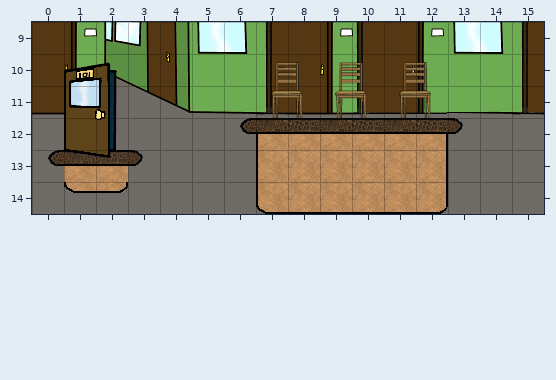
Tiled map (JSON), stored at data/map/area04.json. The picture above is the old version.
Cells are 32x32 px. Shown: x 0..15, y 9..14.
Once edited:
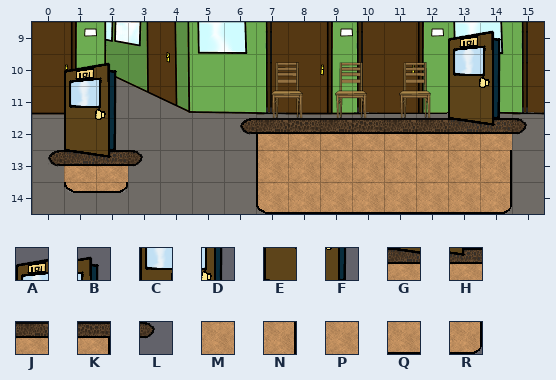
Key: from "Tileset-Immatrikulationsamt": A 50, B 51, C 64, D 65, E 78, F 79, G 94, H 95, J 116, K 119, L 120, M 130, N 133, P 172, Q 186, R 189.
_ is an empty cell, . an unchanged one.
What changed:
--- layer "Foreground"
@@ x 12..15 @@
- 9 .__.
-10 .__.
-11 .__.
-12 KL__
-13 N__.
-14 R__.
+ 9 .AB.
+10 .CD.
+11 .EF.
+12 JGHL
+13 MPN.
+14 QQR.
Pixel boxes of the changes (left, top, right, bottom) in both pictures:
changed: (416, 30, 527, 214)
